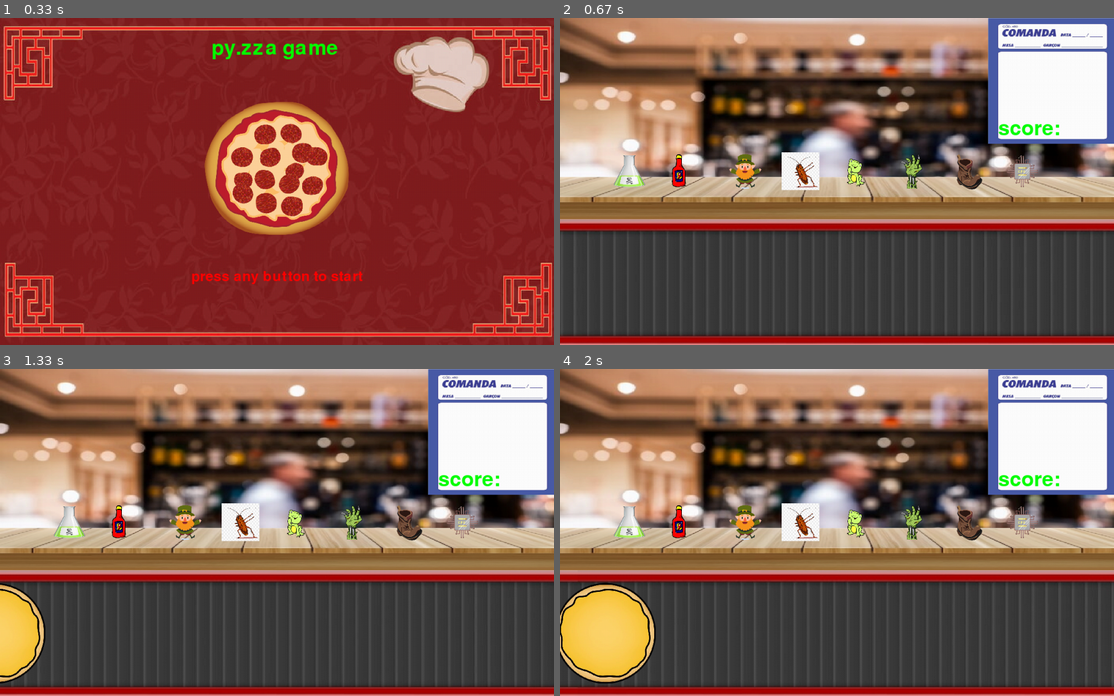
Above: before the commit, frames 1-4 (two rows, left to right).
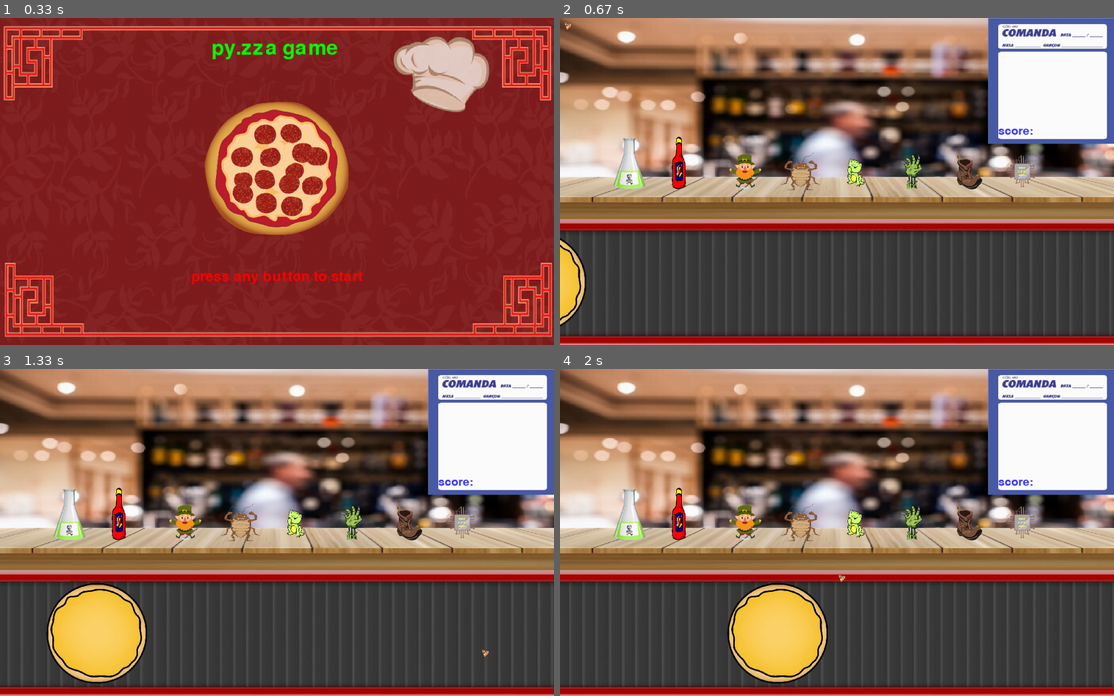
Above: after the commit, the same moments.

Repository: Lucaslofe/Py.game
Game: pygame game, started from projetofinal.py
The game is run twice, just before and just after one commit, with the same random seed, the same clock (stepped at 60 frames per second) and the same inputs.
Inputs (mouse positions are in pixels of both pictures, inside the frame that each line leads up to):
- Up to frame 1 (0.33 s): no input
- Up to frame 2 (0.67 s): tap Enter at 0.33 s
- Up to frame 3 (1.33 s): click (332, 604) at 0.72 s; click (481, 646) at 1.05 s
- Up to frame 4 (2 s): click (704, 467) at 1.38 s; click (837, 571) at 1.72 s

Frame 1 is identical in both runs. In frame 2, 2.6% of the frame differs, in the area x 0-91%, y 1-96%; in frame 3, 8.0%; in frame 4, 10%, in the area x 0-91%, y 32-98%.

Commit message:
cursor
Co-authored-by: joaoopalma <joaoopalma@users.noreply.github.com>

Diff:
--- a/projetofinal.py
+++ b/projetofinal.py
@@ -3,20 +3,20 @@
 import pygame
 
 pygame.init()
-
 # ----- Gera tela principal
 xt = 1100
 yt = 650
 window = pygame.display.set_mode((xt, yt))
 pygame.display.set_caption('py.zza game')
-
+pygame.mouse.set_visible(False)
 # ----- Inicia estruturas de dados
 game = True
 
 # ----- Inicia assets
 font = pygame.font.SysFont(None, 60)
 text = font.render('py.zza game', True, (0, 255, 0))
-score = font.render('score: ', True, (0, 255, 0))
+font = pygame.font.SysFont(None, 34)
+score = font.render('score: ', True, (51, 51, 255))
 font = pygame.font.SysFont(None, 42)
 text2 = font.render('press any button to start', True, (255, 0, 0))
 image = pygame.image.load("pizza.png").convert_alpha()
@@ -28,7 +28,7 @@
 esteira = pygame.image.load("esteira.jpg").convert()
 esteira = pygame.transform.scale(esteira,(1500,250))
 clock = pygame.time.Clock()
-fps = 30
+fps = 120
 image4 = pygame.image.load("pizzasr.png").convert_alpha()
 image4 = pygame.transform.scale(image4, (200, 200))
 madeira = pygame.image.load("madeira.png").convert_alpha()
@@ -40,7 +40,7 @@
 sapo = pygame.image.load("sapo.png").convert_alpha()
 sapo = pygame.transform.scale(sapo, (75,75))
 slime = pygame.image.load("slime.png").convert_alpha()
-slime = pygame.transform.scale(slime, (75,75))
+slime = pygame.transform.scale(slime, (75,120))
 zumbi = pygame.image.load("zumbi.png").convert_alpha()
 zumbi = pygame.transform.scale(zumbi, (75,75))
 bota = pygame.image.load("bota.png").convert_alpha()
@@ -48,19 +48,22 @@
 chip = pygame.image.load("chip.png").convert_alpha()
 chip = pygame.transform.scale(chip, (75,75))
 pimenta = pygame.image.load("pimenta.png").convert_alpha()
-pimenta = pygame.transform.scale(pimenta, (75,75))
+pimenta = pygame.transform.scale(pimenta, (75,120))
 comanda = pygame.image.load("comanda.png").convert_alpha()
 comanda = pygame.transform.scale(comanda, (250, 250))
+cursor = pygame.image.load("cursor.png").convert_alpha()
+cursor = pygame.transform.scale(cursor, (20,20))
 
 # ===== Loop principal =====
 state = "start_screen"
-vel_esteira = 5
+vel_esteira = 3
 x_esteira = -200
 x_esteira2 = -1700
 x_pizza = -250
 while game:
     clock = pygame.time.Clock()
     clock.tick(fps)
+    mx, my = pygame.mouse.get_pos()
     # ----- Trata eventos
     for event in pygame.event.get():
         # ----- Verifica consequências
@@ -81,14 +84,13 @@
         window.blit(duende,(330, 267))
         window.blit(barata,(440, 267))
         window.blit(sapo,(550, 267))
-        window.blit(slime,(100, 267))
-        window.blit(zumbi,(660, 267))
+        window.blit(slime,(100, 230))
+        window.blit(zumbi,(660,267))
         window.blit(bota,(770, 267))
         window.blit(chip,(880, 267))
-        window.blit(pimenta,(200, 267))
+        window.blit(pimenta,(200, 230))
         window.blit(comanda,(850, 0))
-        window.blit(score, (870, 200))
-
+        window.blit(score, (870, 213))
         x_esteira += vel_esteira
         x_esteira2 += vel_esteira
         x_pizza += vel_esteira
@@ -99,6 +101,13 @@
         window.blit(image4,(x_pizza,425))
         if x_pizza > 1100:
             x_pizza = -200
+        window.blit(cursor, ((mx), (my)))
+
+
+
+    # Constructor. Pass in the color of the block,
+    # and its x and y position
+
 
 
 
@@ -107,9 +116,7 @@
 
 
     # ----- Gera saídas
-    #cor = (0,255,0)
-    #vertices = [(400,400),(700,400),(700,500),(400,500)]
-    #pygame.draw.polygon(window,cor,vertices)
+
     # ----- Atualiza estado do jogo
     pygame.display.update()  # Mostra o novo frame para o jogador
 
Binary file changed: barata1.png
Binary file added: cursor.png
